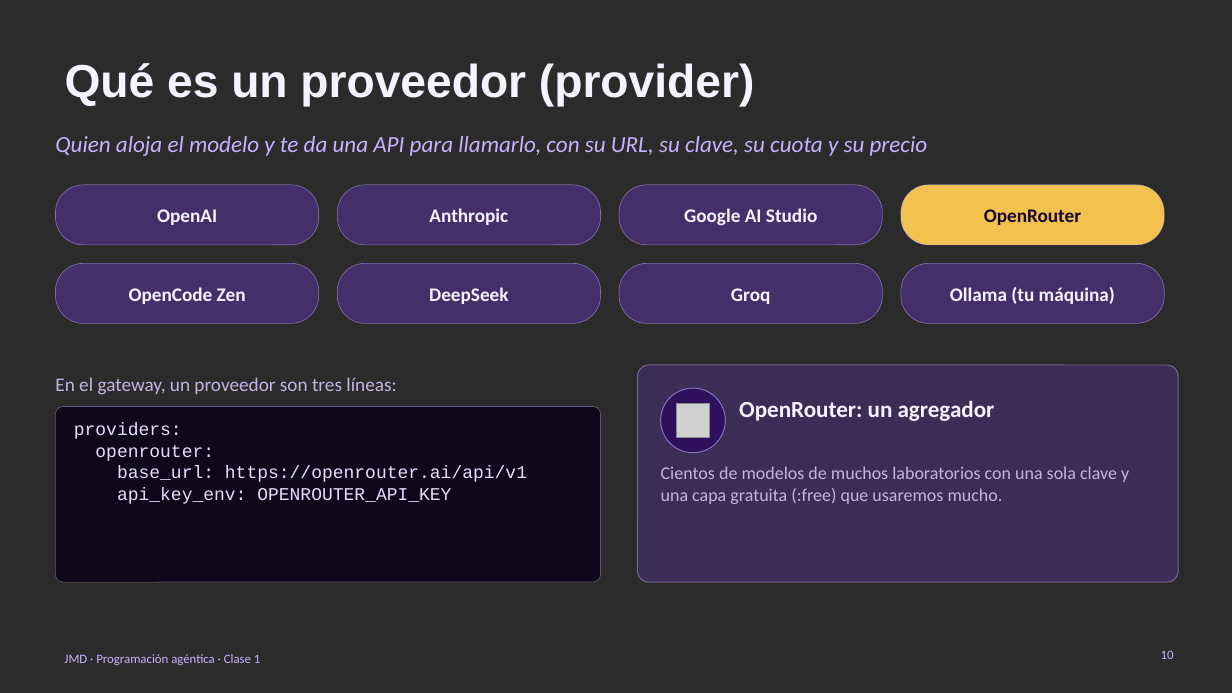
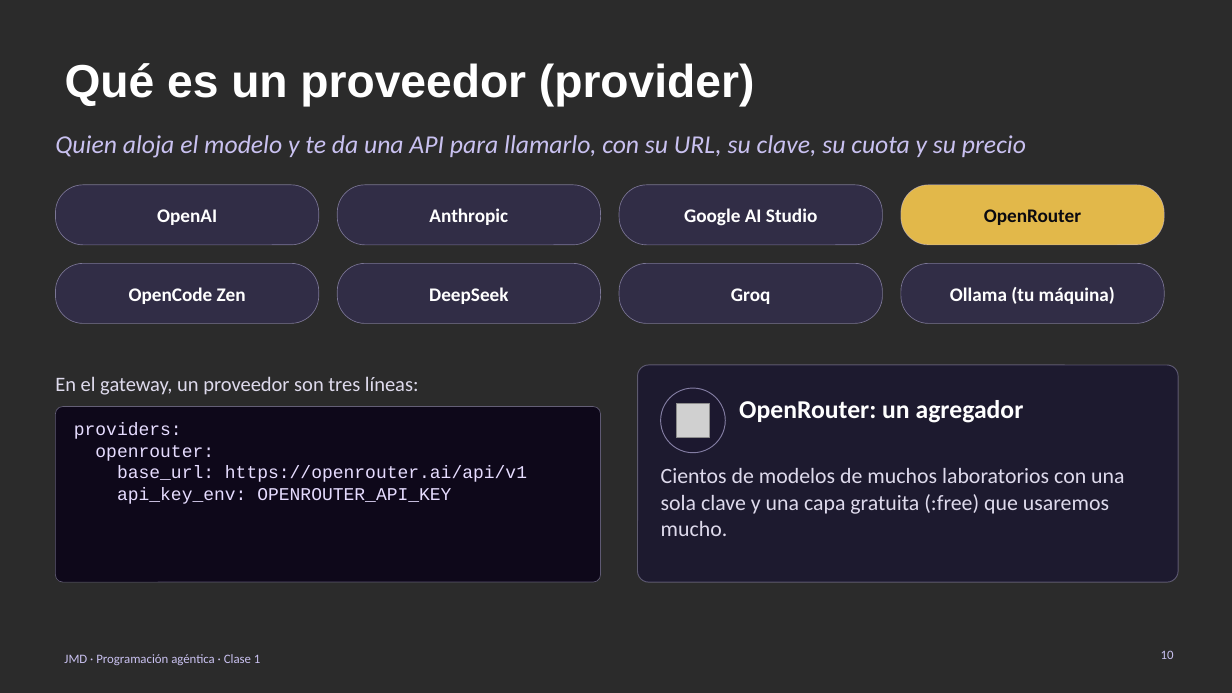
Before and after one commit to davrv93/jmd, a slide deck: slide 10 of lms/content/courses/programacion-agentica/materials/clase-01-diapositivas.pptx. Drawn at 1232x693 pixels with LibreOffice and Linux fonts; fonts in the diff are those of the drawing; grey boxes stand for pictures; background and template pictures are left out; a plain dark background stands for a picture behind light text. Boxes give left, top, right and bottom in pixels: in the first picture for what was removed or moved away, otherwise in the second. Text is boxed around its words. In the diff, an @@ line names an element or a change of style, - is before the commit and + after.

```diff
--- a/lms/content/courses/programacion-agentica/materials/clase-01-diapositivas.pptx
+++ b/lms/content/courses/programacion-agentica/materials/clase-01-diapositivas.pptx
@@ text "Quien aloja el modelo y ..." at bbox=[55, 135, 1026, 158]: size 18 to 20 pt, text colour #C7B2FF to #C9C1F0 @@
@@ text "OpenRouter" at bbox=[984, 209, 1081, 225]: text colour #16052E to #0B0A10 @@
@@ rounded rectangle at bbox=[901, 185, 1165, 245]: fill #F2C14E to #E2B84A; outline #C7B2FF 0.5 pt to #C9C1F0 0.5 pt @@
@@ text colour #F7F2FF to #FFFFFF in 7 elements at bbox=[157, 209, 217, 225], bbox=[429, 208, 508, 225], bbox=[684, 208, 817, 226], bbox=[129, 287, 246, 304], bbox=[429, 287, 508, 304], bbox=[731, 288, 771, 304], bbox=[950, 287, 1115, 304] @@
@@ fill #6A35C9 at 40% opacity to #3A3170 at 40% opacity; outline #C7B2FF 0.5 pt to #C9C1F0 0.5 pt in 7 elements at bbox=[55, 185, 319, 245], bbox=[337, 185, 601, 245], bbox=[619, 185, 883, 245], bbox=[55, 263, 319, 323], bbox=[337, 263, 601, 323], bbox=[619, 263, 883, 323], bbox=[901, 263, 1165, 323] @@
@@ text "En el gateway, un proveedor ..." at bbox=[55, 376, 419, 395]: size 15 to 16 pt, text colour #C3B5E3 to #DEDAEC @@
@@ rounded rectangle at bbox=[638, 365, 1178, 582]: fill #6A35C9 at 28% opacity to #1C1830 at 88% opacity; outline #C7B2FF 0.75 pt to #C9C1F0 0.75 pt @@
@@ ellipse at bbox=[661, 388, 726, 453]: fill #2E0D5E at 90% opacity to #1C1830 at 90% opacity; outline #C7B2FF 0.75 pt to #C9C1F0 0.75 pt @@
@@ text "OpenRouter: un agregador" at bbox=[739, 400, 1024, 423]: size 18 to 20 pt, text colour #F7F2FF to #FFFFFF @@
@@ text "Cientos de modelos de muchos ..." at bbox=[661, 468, 1124, 536]: size 14 to 17 pt, text colour #C3B5E3 to #DEDAEC @@
@@ text "JMD · Programación agéntica · ..." at bbox=[64, 654, 260, 665]: text colour #C7B2FF to #C9C1F0 @@
```
Also in this commit, not shown: 18 other slides changed, 26 other files.
